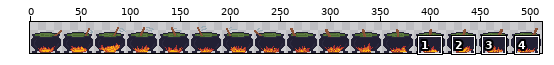
Two versions of one sprite sheet, assets/jazzy/interior/shop/cauldron_LARGE-Sheet.png. The picture above shows the old version from afar; the outline marks the close-up.
Close-up. As it was:
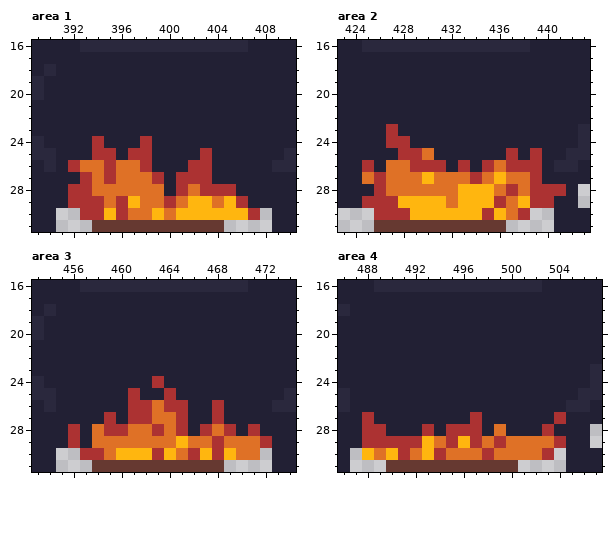
The file is 512x32 pixels. Shown: area 1: x 389..410, y 16..31; area 2: x 423..443, y 16..31; area 3: x 453..474, y 16..31; area 4: x 486..507, y 16..31. The wide view leaves out empty margins. The commit also changed other parts of the picture, which this record leaves out.
After the commit:
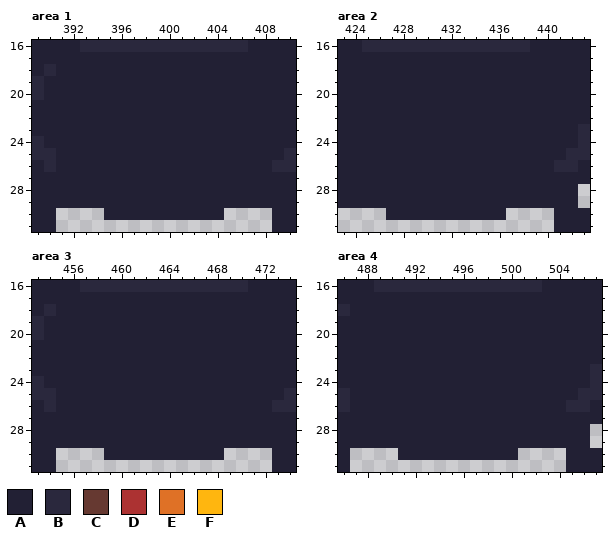
Palette (. is transparent): A #222034  B #2a283d  C #663931  D #ac3232  E #df7126  F #ffb60f
Difference:
Changed rows in their new state; - is an unchanged pixel.
Area 1:
first column x 392:
24 --A---A---------
25 --AA-AA----A----
26 AAAAAAA---AA----
27 -AAAAAAA-AAA----
28 AAAAAAAA-AAAAA--
29 AAAAAAAAAAAAAAA-
30 -..AAAAAAAAAA...
31 --...........---
Area 2:
first column x 425:
23 --A--------------
24 --AA-------------
25 ---AAA------A-A--
26 A-AAAAA-A-AAAAA--
27 AAAAAAAAAAAAAAA--
28 -AAAAAAAAAAAAAAAA
29 AAAAAAAAAAAAAAAA-
30 -.AAAAAAAAAA..---
31 -...........-----
Area 3:
first column x 456:
24 -------A---------
25 -----A--A--------
26 -----AAAAA--A----
27 ---A-AAAAA--A----
28 A-AAAAAAAA-AAA-A-
29 A-AAAAAAAAAAAAAAA
30 -..AAAAAAAAAA...-
31 --...........----
Area 4:
first column x 488:
27 A--------A------A
28 AA---A-AAA-A---A-
29 AAAAAAAAAAAAAAAAA
30 ...AAAAAAAAAA...-
31 --...........----
Boxes around the changes in both close-ups, in picture pixels (x1, y1, x2, y2):
changed: (68, 136, 260, 232)
changed: (362, 124, 566, 232)
changed: (68, 376, 272, 472)
changed: (362, 412, 566, 472)
